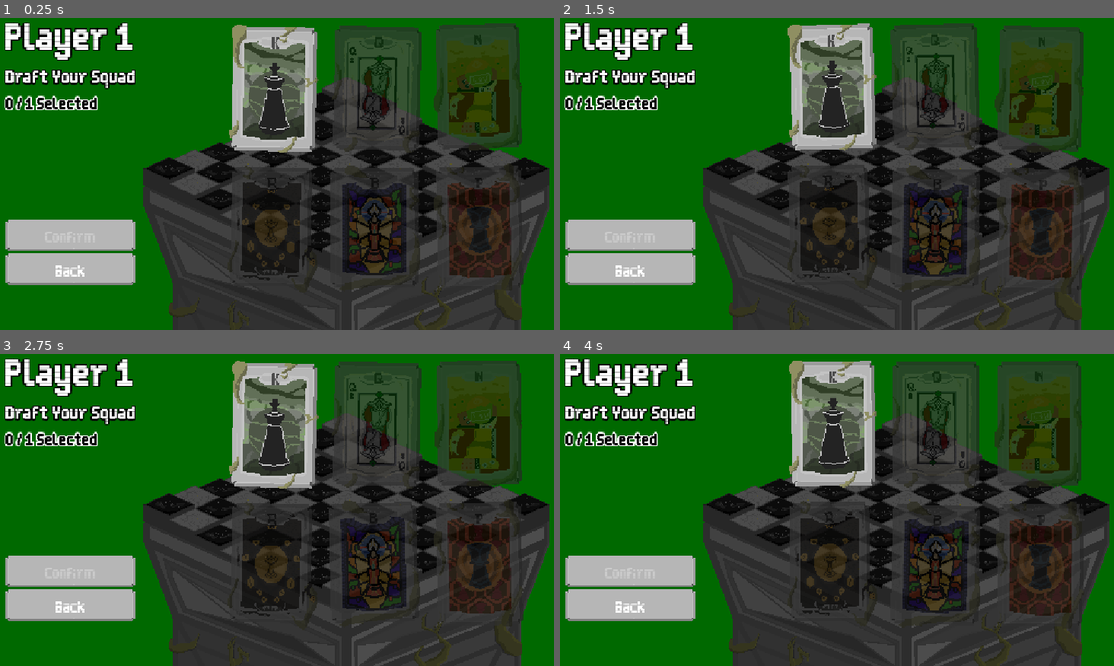
Above: before the commit, frames 1-4 (two rows, left to right).
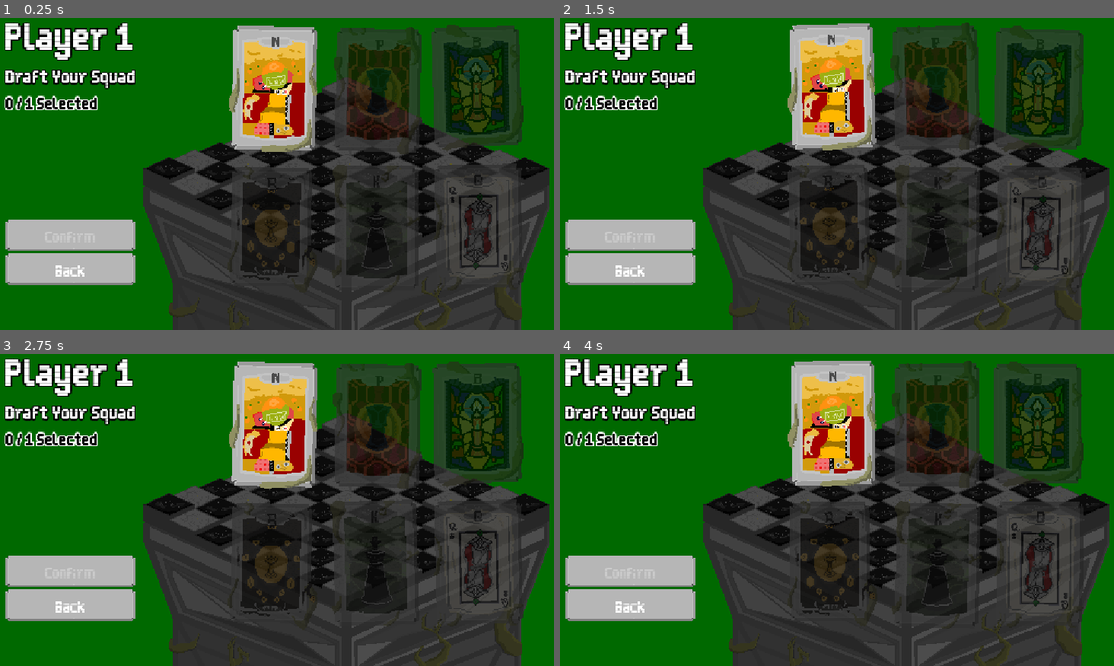
Above: after the commit, the same moments.

Repository: Caiisa-Games/caiisa
Game: Godot game, scene res://scenes/piece_selection.tscn
Two runs of this game, one before a commit and one after it. Both use one fixed random seed, a clock stepped at 60 frames per second and the inputs below. This scene is started directly instead of the project's main scene.
Inputs (mouse positions are in pixels of both pictures, inside the frame that each line leads up to):
- Up to frame 1 (0.25 s): no input
- Up to frame 2 (1.5 s): tap Enter at 0.5 s; move the mouse to (909, 89) at 0.52 s; click (909, 89) at 0.67 s; move the mouse to (931, 105) at 1.27 s; click (931, 105) at 1.42 s
- Up to frame 3 (2.75 s): move the mouse to (398, 456) at 2.02 s; click (398, 456) at 2.17 s
- Up to frame 4 (4 s): move the mouse to (981, 472) at 2.77 s; click (981, 472) at 2.92 s; move the mouse to (1008, 481) at 3.52 s; click (1008, 481) at 3.67 s

The runs differ from the first frame. In frame 1, 15% of the frame differs, in the area x 41-95%, y 1-88%; in frame 2, 15%; in frame 3, 15%; in frame 4, 15%.

Commit message:
rfoekrgofker

Diff:
--- a/scenes/battle.tscn
+++ b/scenes/battle.tscn
@@ -140,16 +140,11 @@
 text = "end_turn"
 
 [node name="BottomPanel" type="Panel" parent="UI" unique_id=315608576]
-anchors_preset = 12
-anchor_top = 1.0
-anchor_right = 1.0
-anchor_bottom = 1.0
-offset_left = 20.0
-offset_top = -250.0
-offset_right = -22.0
-offset_bottom = -8.0
-grow_horizontal = 2
-grow_vertical = 0
+anchors_preset = 15
+anchor_right = 1.0
+anchor_bottom = 1.0
+grow_horizontal = 2
+grow_vertical = 2
 size_flags_vertical = 8
 layout_direction = 2
 mouse_filter = 1
--- a/scenes/map_select_screen.gd
+++ b/scenes/map_select_screen.gd
@@ -3,7 +3,7 @@
 @onready var card_container = $Margin/VBoxContainer/CenterContainer/GridContainer
 @onready var details = $Margin/VBoxContainer/MapDetailsPanel
 
-@onready var play_button: Button = $Margin/VBoxContainer/BottomButtons/Margin/HBoxContainer/RightGroup/PlayButton
+@onready var play_button: Button = $Margin/VBoxContainer/BottomButtons/Margin/HBoxContainer/RightGroup/Control/PlayButton
 
 @export var maps: Array[BoardData] = []
 var selected: BoardData
--- a/scenes/map_select_screen.tscn
+++ b/scenes/map_select_screen.tscn
@@ -140,10 +140,9 @@
 [node name="RightGroup" type="HBoxContainer" parent="Margin/VBoxContainer/BottomButtons/Margin/HBoxContainer" unique_id=578858846]
 layout_mode = 2
 size_flags_vertical = 4
-theme_override_constants/separation = 15
+theme_override_constants/separation = 40
 
 [node name="ModeSelect" type="OptionButton" parent="Margin/VBoxContainer/BottomButtons/Margin/HBoxContainer/RightGroup" unique_id=1829520821]
-visible = false
 custom_minimum_size = Vector2(140, 44)
 layout_mode = 2
 
@@ -158,11 +157,18 @@
 texture_focused = ExtResource("15_f51cf")
 stretch_mode = 0
 
-[node name="PlayButton" type="Button" parent="Margin/VBoxContainer/BottomButtons/Margin/HBoxContainer/RightGroup" unique_id=1590373513]
+[node name="Control" type="Control" parent="Margin/VBoxContainer/BottomButtons/Margin/HBoxContainer/RightGroup" unique_id=2060658898]
+layout_mode = 2
+
+[node name="PlayButton" type="Button" parent="Margin/VBoxContainer/BottomButtons/Margin/HBoxContainer/RightGroup/Control" unique_id=1590373513]
 custom_minimum_size = Vector2(140, 44)
-layout_mode = 2
+layout_mode = 0
+offset_left = -1425.0
+offset_top = 9.0
+offset_right = -1285.0
+offset_bottom = 63.0
 text = "play"
 
 [connection signal="pressed" from="Margin/VBoxContainer/BottomButtons/Margin/HBoxContainer/LeftGroup/RandomButton" to="." method="_on_random_button_pressed"]
 [connection signal="pressed" from="Margin/VBoxContainer/BottomButtons/Margin/HBoxContainer/RightGroup/BackButton" to="." method="_on_back_button_pressed"]
-[connection signal="pressed" from="Margin/VBoxContainer/BottomButtons/Margin/HBoxContainer/RightGroup/PlayButton" to="." method="_on_play_button_pressed"]
+[connection signal="pressed" from="Margin/VBoxContainer/BottomButtons/Margin/HBoxContainer/RightGroup/Control/PlayButton" to="." method="_on_play_button_pressed"]
--- a/scenes/piece_selection.gd
+++ b/scenes/piece_selection.gd
@@ -26,7 +26,10 @@
 @onready var placement_count_label: Label = $UICanvas/MainUI/HSplitContainer/LeftPanel/MarginContainer/VBoxContainer/TopBar/SelectedCountLabel
 
 @export var available_boards: Array[BoardData]
-@export var available_pieces: Array[PieceData] = []
+
+@export_group("Card Pools")
+@export var singleplayer_pieces: Array[PieceData] = []
+@export var multiplayer_pieces: Array[PieceData] = []
 
 var current_step: FlowStep = FlowStep.P1_SELECT
 var current_player: int = 1
@@ -136,8 +139,10 @@
 	var is_single = (GameState.game_mode == GameState.GameMode.SINGLEPLAYER or GameState.game_mode == GameState.GameMode.STAGE or GameState.single_player)
 	var current_stage = GameState.current_stage if is_single else 999
 
-	for i in range(available_pieces.size()):
-		var piece = available_pieces[i]
+	var active_pieces: Array[PieceData] = singleplayer_pieces if is_single else multiplayer_pieces
+
+	for i in range(active_pieces.size()):
+		var piece = active_pieces[i]
 		var card = card_scene.instantiate() as Card
 		selection_grid.add_child(card)
 		card.set_piece_data(piece)
@@ -190,15 +195,17 @@
 func _handle_draft_interaction(card: Card) -> void:
 	var hand = _get_current_hand()
 	var max_pieces = _get_current_max_pieces()
+	var is_single = (GameState.game_mode == GameState.GameMode.SINGLEPLAYER or GameState.game_mode == GameState.GameMode.STAGE or GameState.single_player)
 
 	if card.is_selected:
 		card.deselect()
 		hand.erase(card.piece_data)
 	else:
-		var existing_of_class = _get_piece_by_class(hand, card.piece_data.piece_class)
-		if existing_of_class:
-			hand.erase(existing_of_class)
-			_deselect_card_by_data(selection_grid, existing_of_class)
+		if not is_single:
+			var existing_of_class = _get_piece_by_class(hand, card.piece_data.piece_class)
+			if existing_of_class:
+				hand.erase(existing_of_class)
+				_deselect_card_by_data(selection_grid, existing_of_class)
 
 		if hand.size() < max_pieces:
 			card.select()
@@ -257,7 +264,6 @@
 			GameState.player_2_pieces = player2_placed
 			_go_to_battle_with_loading()
 
-# این تابع جدید را هم دقیقاً زیر تابع بالا اضافه کنید:
 func _go_to_battle_with_loading() -> void:
 	var loading_scene = load("res://scenes/loading_screen.tscn").instantiate() as LoadingScreen
 	loading_scene.target_scene = "res://scenes/battle.tscn"
--- a/scenes/piece_selection.tscn
+++ b/scenes/piece_selection.tscn
@@ -35,7 +35,8 @@
 mouse_filter = 2
 script = ExtResource("1_34mbo")
 available_boards = Array[ExtResource("2_gam43")]([ExtResource("11_mlgkm"), ExtResource("11_mlgkm"), ExtResource("11_mlgkm"), ExtResource("11_mlgkm"), ExtResource("11_mlgkm"), ExtResource("11_mlgkm"), ExtResource("11_mlgkm"), ExtResource("11_mlgkm"), ExtResource("11_mlgkm")])
-available_pieces = Array[ExtResource("2_j66un")]([ExtResource("4_king"), ExtResource("5_queen"), ExtResource("6_knight"), ExtResource("7_rook"), ExtResource("8_bishop"), ExtResource("9_pawn")])
+singleplayer_pieces = Array[ExtResource("2_j66un")]([ExtResource("6_knight"), ExtResource("9_pawn"), ExtResource("8_bishop"), ExtResource("7_rook"), ExtResource("4_king"), ExtResource("5_queen")])
+multiplayer_pieces = Array[ExtResource("2_j66un")]([ExtResource("4_king"), ExtResource("5_queen"), ExtResource("6_knight"), ExtResource("7_rook"), ExtResource("9_pawn"), ExtResource("8_bishop")])
 
 [node name="Background" type="TextureRect" parent="." unique_id=1537771509]
 layout_mode = 1
--- a/shader/shader_1.gdshader
+++ b/shader/shader_1.gdshader
@@ -1,7 +1,7 @@
 shader_type canvas_item;
 
 uniform vec4 shine_color : source_color = vec4(1.0, 0.95, 0.8, 1.0);
-// تغییر زاویه به منفی ۴۵ درجه برای چرخش جهت موج
+
 uniform float angle : hint_range(-180.0, 180.0) = -45.0;
 uniform float width : hint_range(0.05, 0.8) = 0.25;
 uniform float shine_strength : hint_range(0.0, 2.0) = 0.7;
@@ -19,7 +19,7 @@
     vec2 centered_uv = UV - vec2(0.5);
     float rotated_pos = centered_uv.x * cos(angle_rad) - centered_uv.y * sin(angle_rad);
 
-    // معکوس کردن جهت حرکت: از 1.0 (راست/پایین) به 1.0- (چپ/بالا)
+
     float shine_pos = mix(1.0, -1.0, progress);
 
     float dist = abs(rotated_pos - shine_pos);
